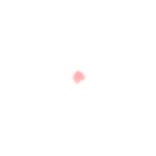
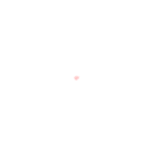
Two versions of the same layered image (156px x 156px). Layer-by-layer changes:
showed "s3" over [67, 69, 87, 86]
hid "s1" over [67, 69, 87, 86]
